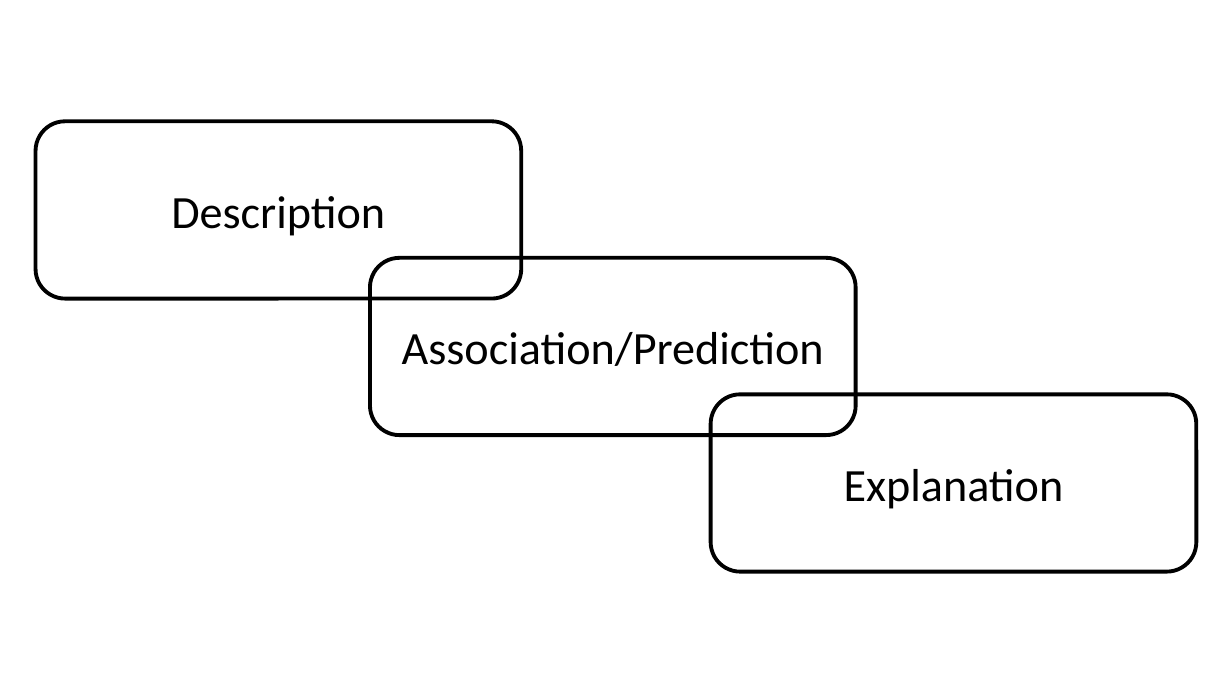
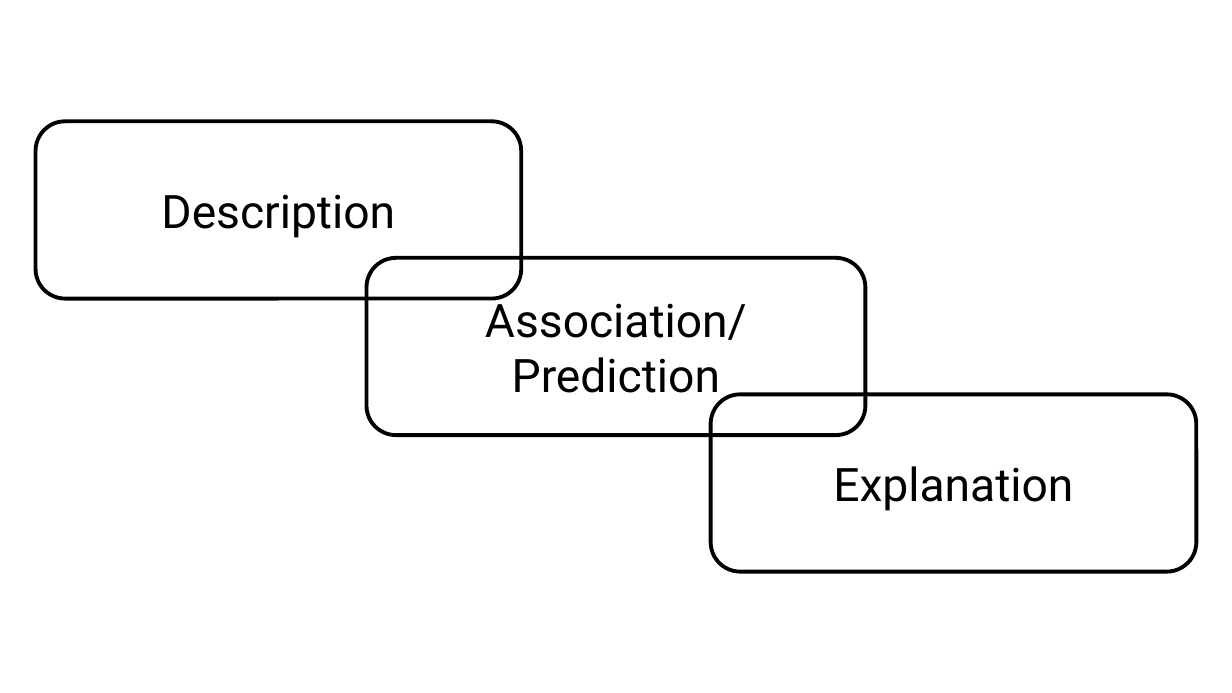
Before and after one commit to brad-cannell/epi_3_public, a slide deck: slide 8 of modules/graphics/epi_3_graphics.pptx. Drawn at 1232x693 pixels with LibreOffice and Linux fonts; fonts in the diff are those of the drawing. Boxes give left, top, right and bottom in pixels: in the first picture for what was removed or moved away, otherwise in the second. Text is boxed around its words. In the diff, an @@ line names an element or a change of style, - is before the commit and + after.

Commit message:
Change font from Univers to Avenir
In the graphics ppt

```diff
--- a/modules/graphics/epi_3_graphics.pptx
+++ b/modules/graphics/epi_3_graphics.pptx
@@ font Calibri to Roboto in 3 elements at <box>36,121,522,299</box>, <box>711,395,1197,572</box>, <box>367,258,866,435</box> @@
@@ rounded rectangle "Association/Prediction": place and size @@
-rounded rectangle "Association/Prediction" at <box>370,258,856,435</box>
+rounded rectangle "Association/Prediction" at <box>367,258,866,435</box>
```
Also in this commit, not shown: 22 other slides changed.
